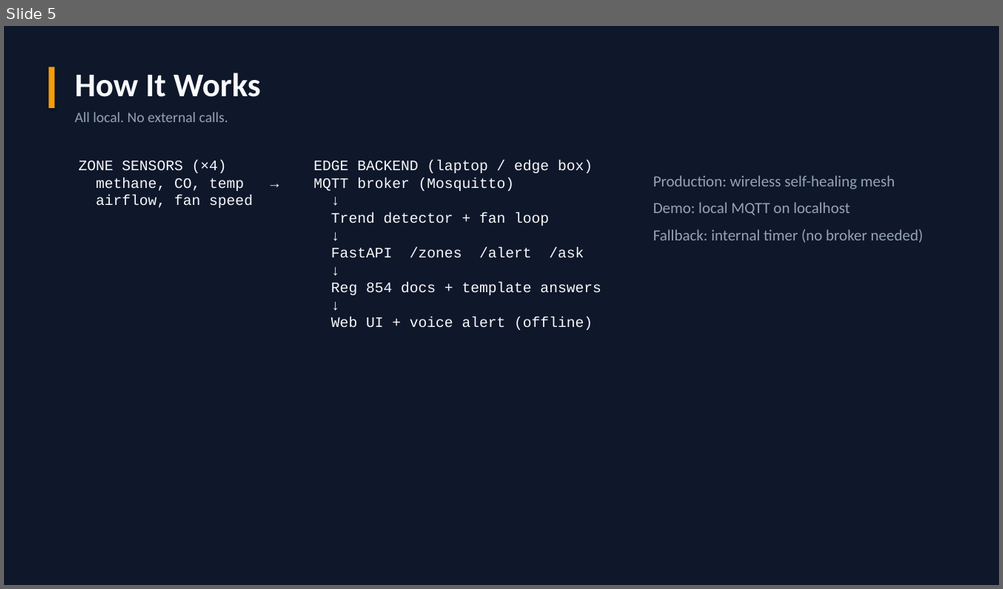
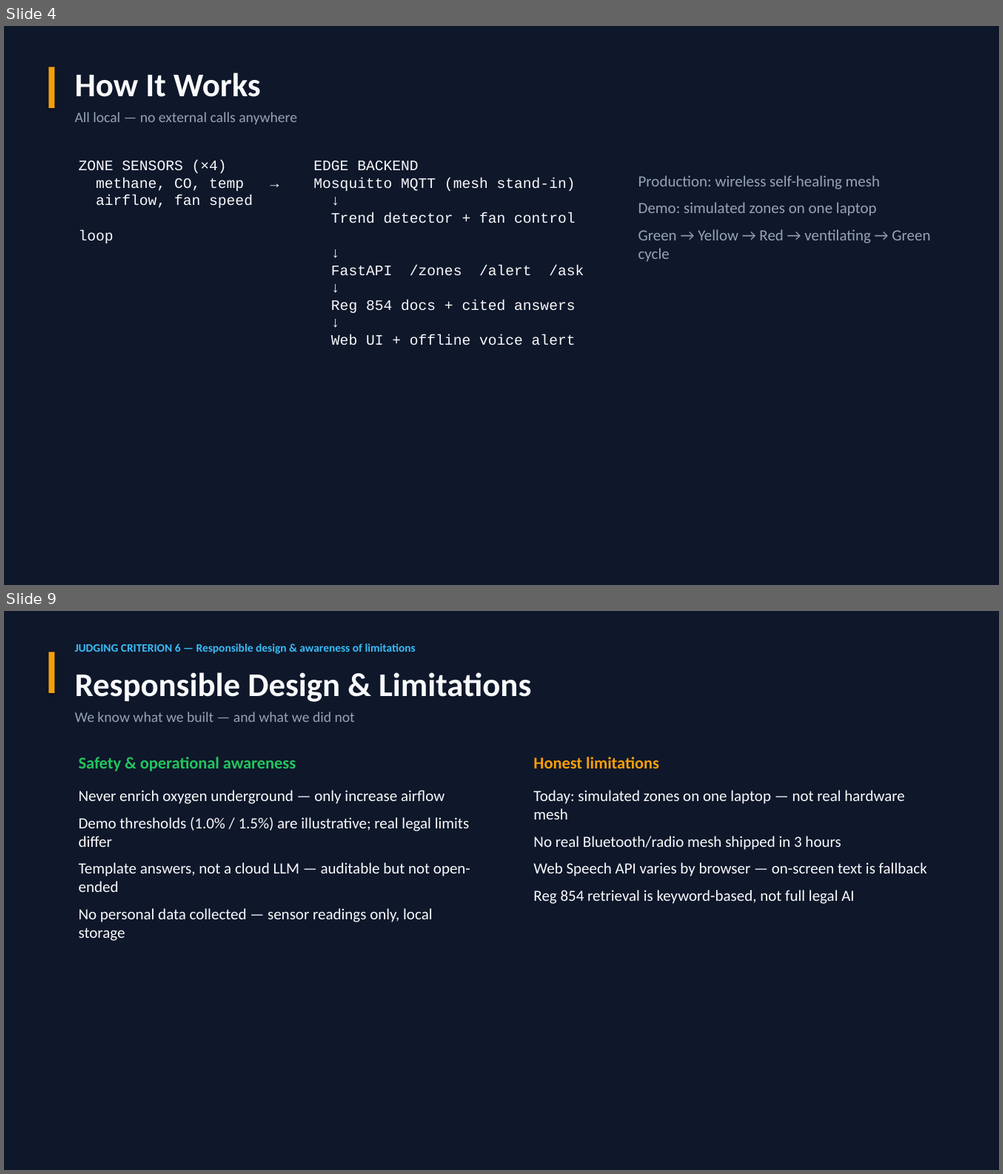
Before and after one commit to RavalDH/Cursor_Hack, a slide deck: presentation/MineGuard_Edge_Hackathon.pptx. Shown one above the other, each under a label of ours: slide 5 before the commit, slides 4 and 9 after it; the slides between them are not shown. The pictures are 1003x589 and 1003x1174 pixels, drawn with LibreOffice and Linux fonts; fonts in the diff are those of the drawing. Boxes give left, top, right and bottom in pixels: in the first picture for what was removed or moved away, otherwise in the second. Text is boxed around its words. In the diff, an @@ line names an element or a change of style, - is before the commit and + after.

```diff
--- a/presentation/MineGuard_Edge_Hackathon.pptx
+++ b/presentation/MineGuard_Edge_Hackathon.pptx
@@ slide 9 added at [4, 611, 999, 1170], background #0F172A @@
@@ rectangle added at [48, 652, 55, 693], fill #F59E0B @@
@@ text added at [75, 644, 415, 654], 11 pt, text #38BDF8, bold @@
+JUDGING CRITERION 6 — Responsible design & awareness of limitations
@@ text added at [75, 672, 531, 702], 32 pt, text #F8FAFC, bold @@
+Responsible Design & Limitations
@@ text added at [75, 712, 355, 722], 14 pt, text #94A3B8 @@
+We know what we built — and what we did not
@@ text added at [79, 757, 296, 772], 16 pt, text #22C55E, bold @@
+Safety & operational awareness
@@ text added at [533, 757, 659, 769], 16 pt, text #F59E0B, bold @@
+Honest limitations
@@ text added at [79, 790, 470, 941], 15 pt, text #F8FAFC @@
+Never enrich oxygen underground — only increase airflow
+Demo thresholds (1.0% / 1.5%) are illustrative; real legal limits differ
+Template answers, not a cloud LLM — auditable but not open-ended
+No personal data collected — sensor readings only, local storage
@@ text added at [533, 790, 927, 904], 15 pt, text #F8FAFC @@
+Today: simulated zones on one laptop — not real hardware mesh
+No real Bluetooth/radio mesh shipped in 3 hours
+Web Speech API varies by browser — on-screen text is fallback
+Reg 854 retrieval is keyword-based, not full legal AI
@@ what was slide 5 is now slide 4 @@
@@ slide 4 changed as well @@
@@ text at [75, 112, 297, 124]: text changed @@
-All local. No external calls.
+All local — no external calls anywhere
@@ text at [79, 161, 583, 346]: text changed @@
-ZONE SENSORS (×4) EDGE BACKEND (laptop / edge box)
-methane, CO, temp → MQTT broker (Mosquitto)
-airflow, fan speed ↓
-Trend detector + fan loop
-↓
-FastAPI /zones /alert /ask
-↓
-Reg 854 docs + template answers
-↓
-Web UI + voice alert (offline)
+ZONE SENSORS (×4) EDGE BACKEND
+methane, CO, temp → Mosquitto MQTT (mesh stand-in)
+airflow, fan speed ↓
+Trend detector + fan control loop
+↓
+FastAPI /zones /alert /ask
+↓
+Reg 854 docs + cited answers
+↓
+Web UI + offline voice alert
@@ text "Production: wireless self-healing mesh": place and size @@
-text "Production: wireless self-healing mesh" at [653, 175, 923, 243]
+text "Production: wireless self-healing mesh" at [638, 175, 930, 262]
@@ text at [638, 202, 930, 262]: text changed @@
-Demo: local MQTT on localhost
-Fallback: internal timer (no broker needed)
+Demo: simulated zones on one laptop
+Green → Yellow → Red → ventilating → Green cycle
```
Also in this commit, not shown: 5 other slides changed, 6 other slides added, 8 slides removed, 1 other file.
